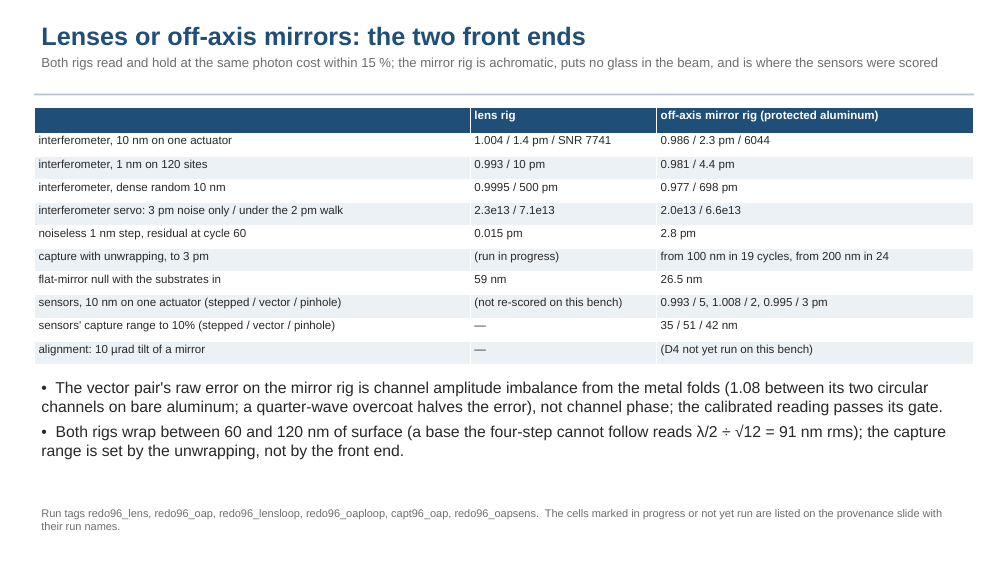
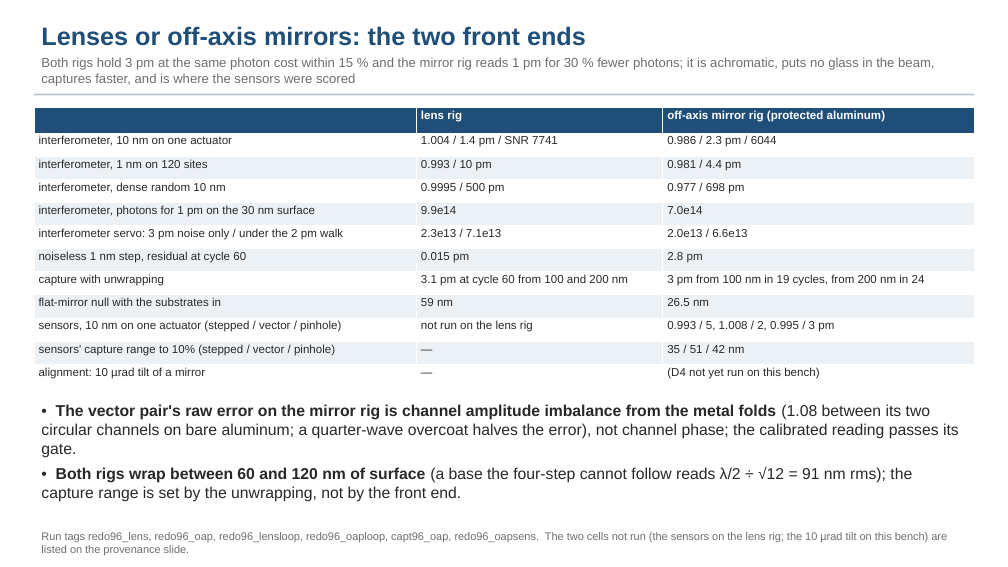
Before and after one commit to nasa-jpl/macos, a slide deck: slide 31 of demo_session/deck_gauges.pptx. Drawn at 1008x567 pixels with LibreOffice and Linux fonts; fonts in the diff are those of the drawing. Boxes give left, top, right and bottom in pixels: in the first picture for what was removed or moved away, otherwise in the second. Text is boxed around its words. In the diff, an @@ line names an element or a change of style, - is before the commit and + after.

```diff
--- a/demo_session/deck_gauges.pptx
+++ b/demo_session/deck_gauges.pptx
@@ text at [41,57,934,86]: text changed @@
-Both rigs read and hold at the same photon cost within 15 %; the mirror rig is achromatic, puts no glass in the beam, and is where the sensors were scored
+Both rigs hold 3 pm at the same photon cost within 15 % and the mirror rig reads 1 pm for 30 % fewer photons; it is achromatic, puts no glass in the beam, captures faster, and is where the sensors were scored
@@ table at [34,107,975,385] @@
+row 5: interferometer, photons for 1 pm on the 30 nm surface | 9.9e14 | 7.0e14
-row 7: capture with unwrapping, to 3 pm | (run in progress) | from 100 nm in 19 cycles, from 200 nm in 24
+row 8: capture with unwrapping | 3.1 pm at cycle 60 from 100 and 200 nm | 3 pm from 100 nm in 19 cycles, from 200 nm in 24
-row 10, column 2: (not re-scored on this bench)
+row 10, column 2: not run on the lens rig
@@ text "• The vector pair's raw ...": place and size @@
-text "• The vector pair's raw ..." at [41,381,946,460]
+text "• The vector pair's raw ..." at [41,404,959,502]
@@ text "• The vector pair's raw ..." at [41,404,959,502]: bold on in "The vector pair's raw error on the ...", "Both rigs wrap between 60 and 120 ..." @@
@@ text at [41,532,947,555]: text changed @@
-Run tags redo96_lens, redo96_oap, redo96_lensloop, redo96_oaploop, capt96_oap, redo96_oapsens. The cells marked in progress or not yet run are listed on the provenance slide with their run names.
+Run tags redo96_lens, redo96_oap, redo96_lensloop, redo96_oaploop, capt96_oap, redo96_oapsens. The two cells not run (the sensors on the lens rig; the 10 µrad tilt on this bench) are listed on the provenance slide.
```
Also in this commit, not shown: 38 other slides changed, 21 other files.
